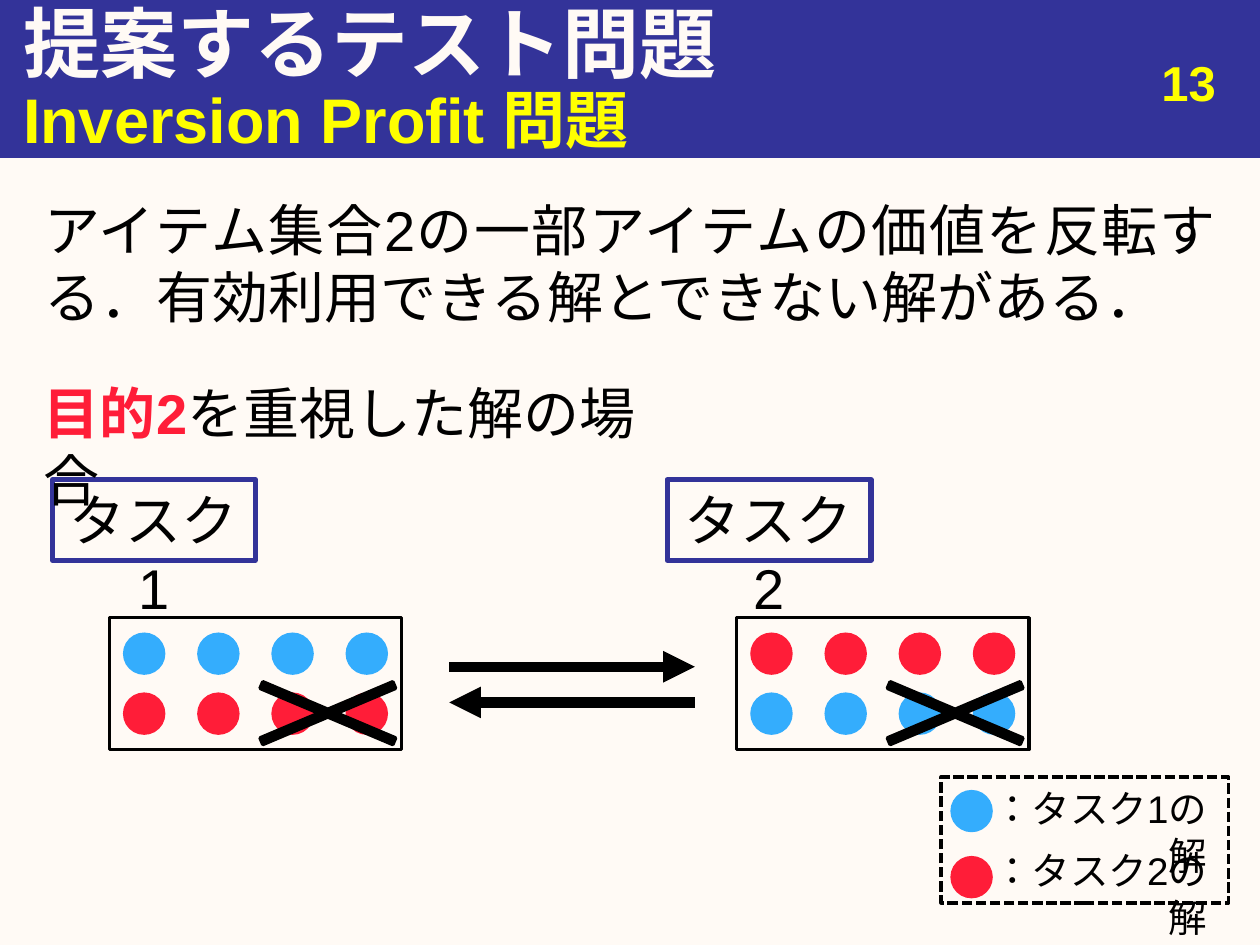
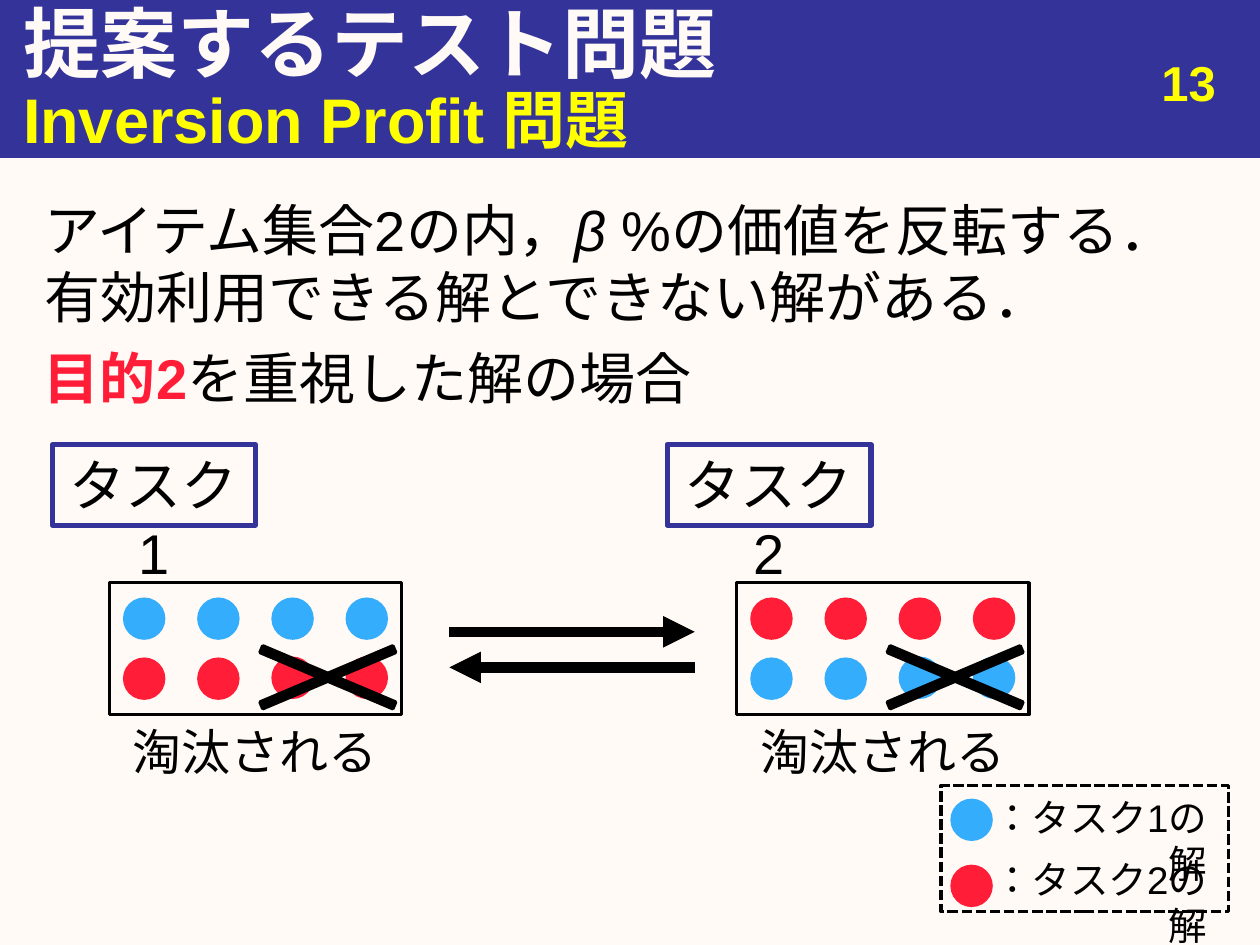
Before and after one commit to youle921/Slide-maintain, a slide deck: slide 14 of abstract/Slides/bachelor_thesis.pptx. Drawn at 1260x945 pixels with LibreOffice and Linux fonts; fonts in the diff are those of the drawing. Boxes give left, top, right and bottom in pixels: in the first picture for what was removed or moved away, otherwise in the second. Text is boxed around its words. In the diff, an @@ line names an element or a change of style, - is before the commit and + after.

```diff
--- a/abstract/Slides/bachelor_thesis.pptx
+++ b/abstract/Slides/bachelor_thesis.pptx
@@ text at [44, 204, 1176, 323]: text changed @@
-アイテム集合2の一部アイテムの価値を反転する．有効利用できる解とできない解がある．
+アイテム集合2の内，β %の価値を反転する．
+有効利用できる解とできない解がある．
@@ text "目的2を重視した解の場合" rewrapped from [44, 386, 636, 439] to [44, 351, 692, 404] @@
@@ arrow moved from (694, 702) - (450, 702) to (450, 631) - (694, 631) @@
@@ 16 ellipses, 4 rectangles, 2 crosses: place and size @@
-16 ellipses, 4 rectangles, 2 crosses at [53, 480, 1084, 767]
+16 ellipses, 4 rectangles, 2 crosses at [53, 445, 1084, 732]
@@ arrow moved from (450, 667) - (694, 667) to (694, 668) - (450, 668) @@
@@ text added at [133, 729, 378, 774], 28 pt, text #000000 @@
+淘汰される
@@ text added at [760, 729, 1005, 774], 28 pt, text #000000 @@
+淘汰される
@@ 2 texts, 2 ellipses, 1 rectangle: place and size @@
-2 texts, 2 ellipses, 1 rectangle at [941, 777, 1228, 903]
+2 texts, 2 ellipses, 1 rectangle at [941, 786, 1228, 912]
```
Also in this commit, not shown: 4 other slides changed.
